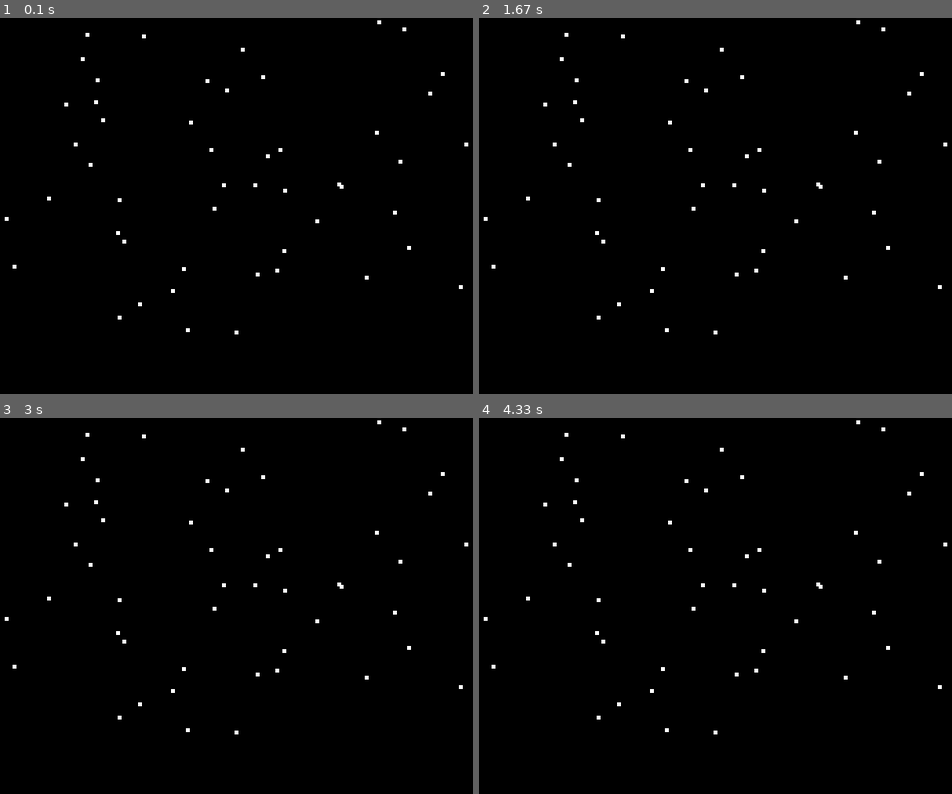
Above: before the commit, frames 1-4 (two rows, left to right).
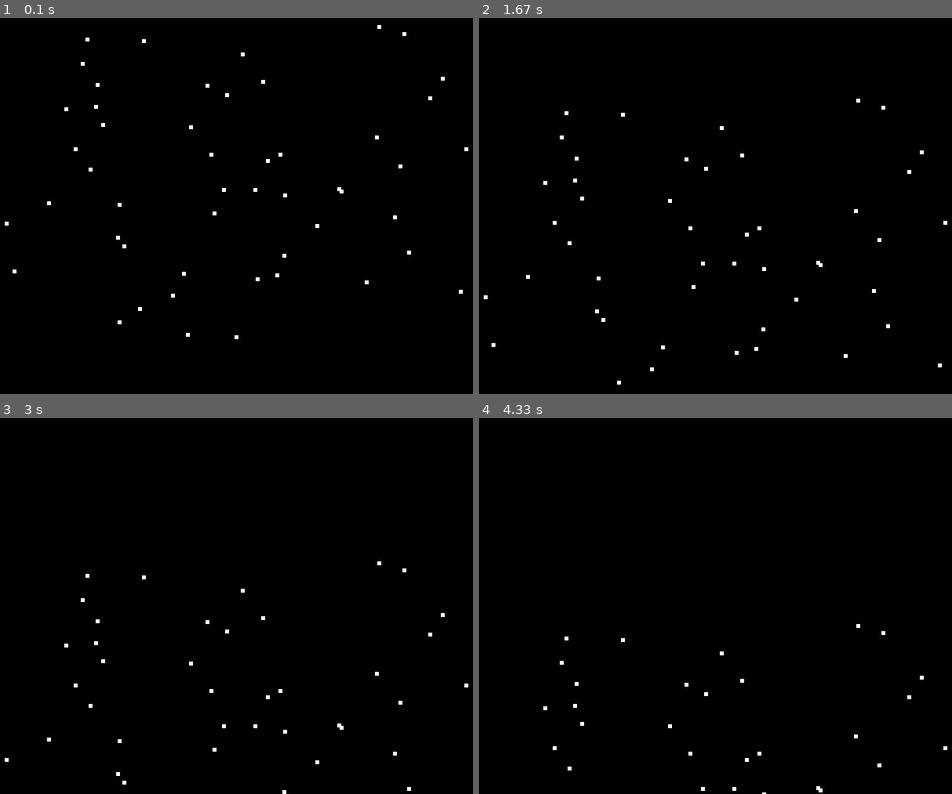
Above: after the commit, the same moments.

Repository: JavierRT7/RamosTurnes-classwork
Game: pygame game, started from pyGame/Sprites/Sprites.py
The game is run twice, just before and just after one commit, with the same random seed, the same clock (stepped at 60 frames per second) and the same inputs.
Inputs:
- Up to frame 1 (0.1 s): no input
- Up to frame 2 (1.67 s): no input
- Up to frame 3 (3 s): no input
- Up to frame 4 (4.33 s): no input

The runs differ from the first frame. In frame 1, 0.9% of the frame differs, in the area x 0-100%, y 0-86%; in frame 2, 0.8%; in frame 3, 0.8%; in frame 4, 0.7%.

Commit message:
Update Sprites.py

Diff:
--- a/pyGame/Sprites/Sprites.py
+++ b/pyGame/Sprites/Sprites.py
@@ -32,7 +32,7 @@
   #End Procedure
 #End Class
 # Class update function - runs for each pass through the game loop
-def update(self):
+  def update(self):
     self.rect.y = self.rect.y + self.speed
 # -- Exit game flag set to false
 done = False
